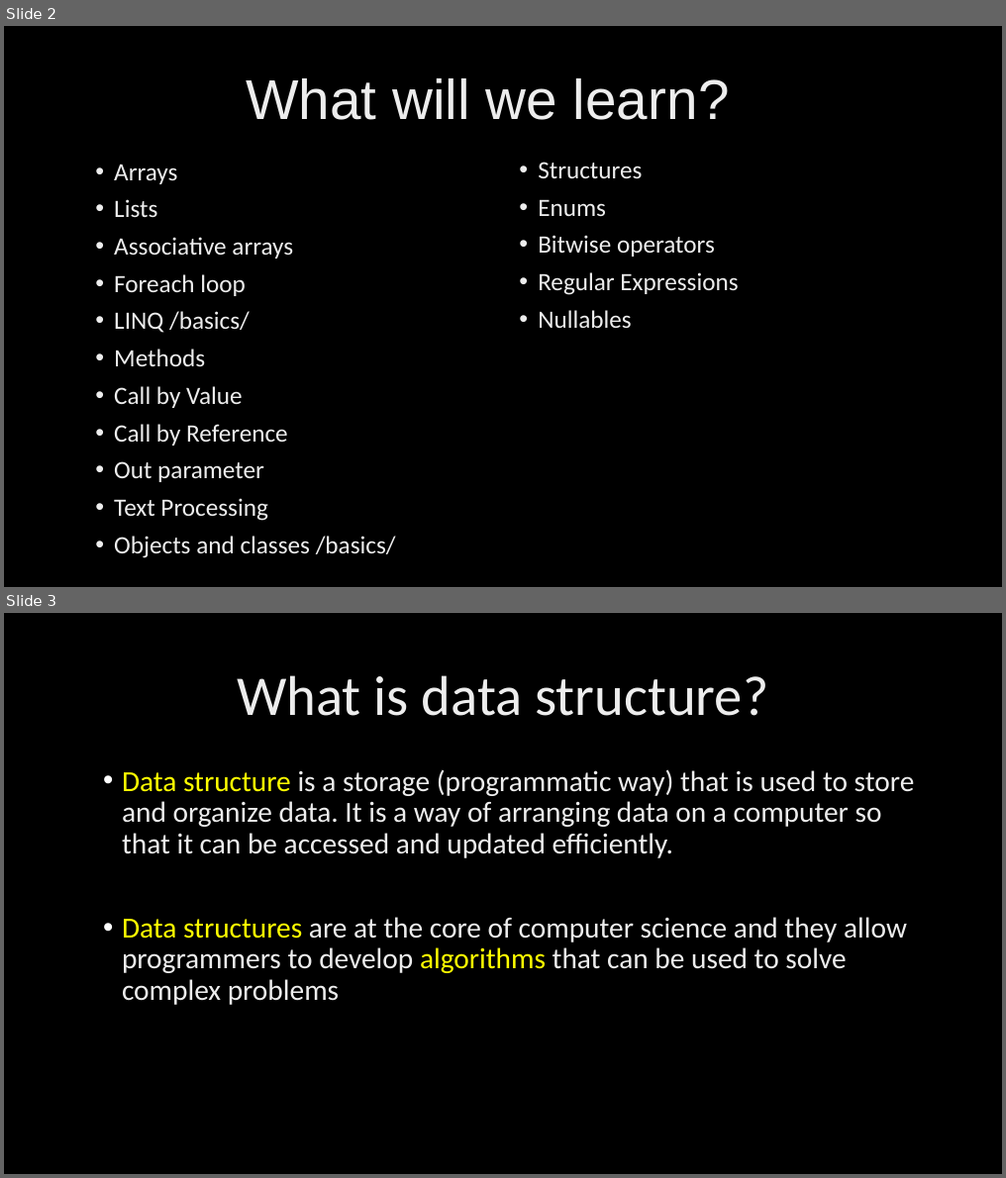
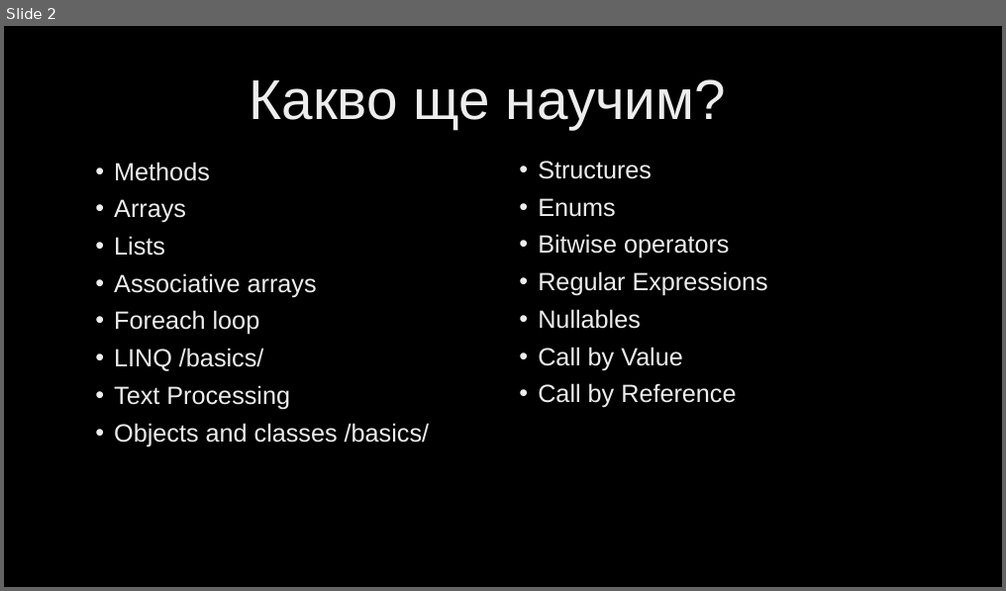
Before and after one commit to velizar92/CSharp-Programming-Presentations, a slide deck: C# Intermediate.pptx. Shown one above the other, each under a label of ours: slides 2 and 3 before the commit, slide 2 after it. The pictures are 1006x1178 and 1006x591 pixels, drawn with LibreOffice and Linux fonts; fonts in the diff are those of the drawing; background and template pictures are left out. Boxes give left, top, right and bottom in pixels: in the first picture for what was removed or moved away, otherwise in the second. Text is boxed around its words. In the diff, an @@ line names an element or a change of style, - is before the commit and + after.

```diff
--- a/C# Intermediate.pptx
+++ b/C# Intermediate.pptx
@@ slide 3 removed at (x1=4, y1=613, x2=1002, y2=1174), background picture (left out) @@
@@ title removed at (x1=237, y1=675, x2=768, y2=716) @@
-What is data structure?
@@ text removed at (x1=122, y1=769, x2=915, y2=1005) @@
-• Data structure is a storage (programmatic way) that is used to store and organize data. It is a way of arranging data on a computer so that it can be accessed and updated efficiently.
-• Data structures are at the core of computer science and they allow programmers to develop algorithms that can be used to solve complex problems
@@ slide 2 changed as well @@
@@ title at (x1=250, y1=79, x2=726, y2=129): text changed @@
-What will we learn?
+Какво ще научим?
@@ text at (x1=114, y1=162, x2=210, y2=181): paragraph added @@
+• Methods
@@ text at (x1=538, y1=161, x2=768, y2=329): font Calibri to Arial in "Structures", "Enums", "Bitwise operators", "Regular Expressions" and 1 more places @@
@@ text at (x1=114, y1=199, x2=429, y2=447): font Calibri to Arial @@
@@ text at (x1=114, y1=349, x2=288, y2=482): paragraphs removed @@
-• Methods
-• Call by Value
-• Call by Reference
-• Out parameter
@@ text at (x1=538, y1=347, x2=736, y2=408): paragraphs added @@
+• Call by Value
+• Call by Reference
```
Also in this commit, not shown: 1 other slide changed, 8 slides added, 1 other slide removed.
